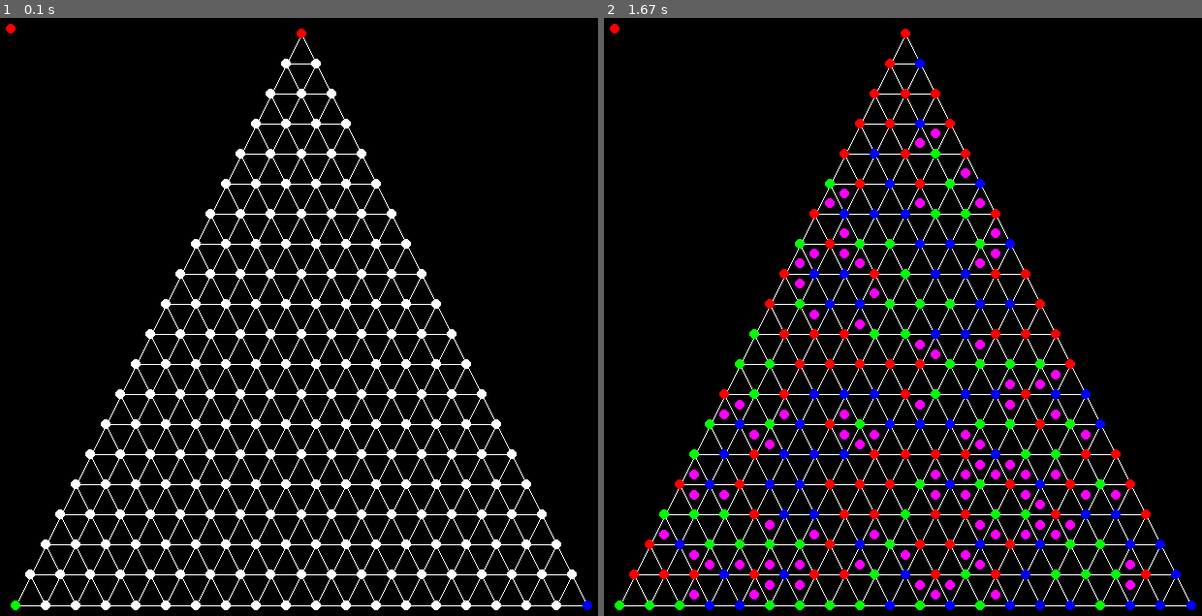
Above: before the commit, frames 1-2 (left to right).
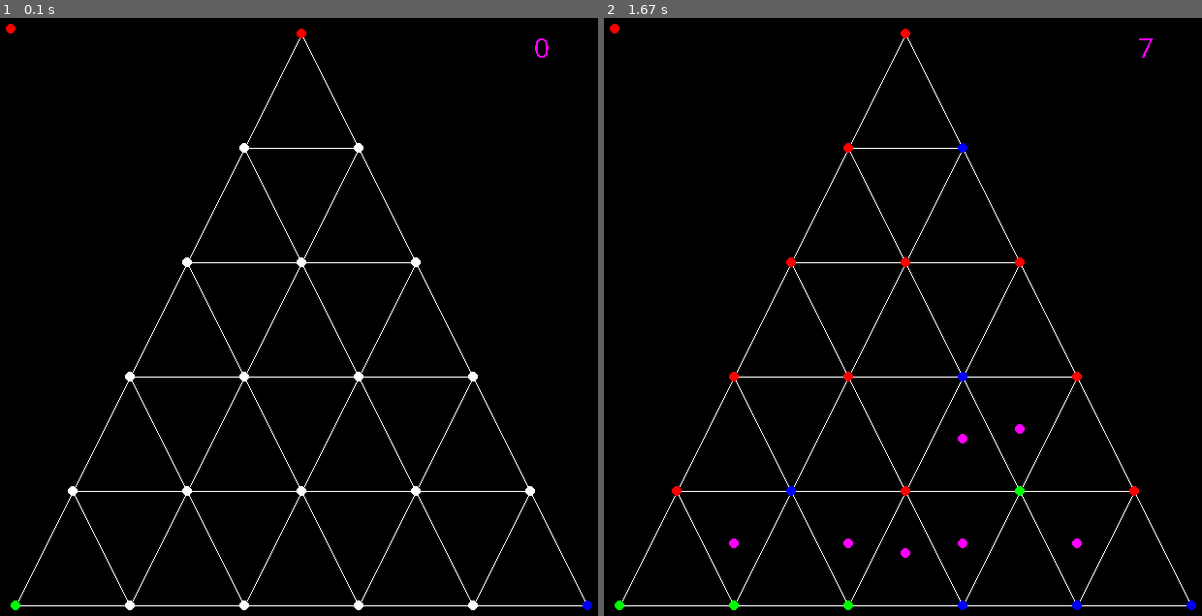
Above: after the commit, the same moments.

Repository: dgold-commschool/sperner
Game: pygame game, started from game/sperner_pygame.py
Same seed, same stepped clock (60 frames per second), same inputs: the game is played once before the commit and once after it.
Inputs:
- Up to frame 1 (0.1 s): no input
- Up to frame 2 (1.67 s): hold P 0.33-0.8 s; tap C at 0.83 s

The runs differ from the first frame. In frame 1, 8.0% of the frame differs, in the area x 4-97%, y 3-100%; in frame 2, 9.9%.

Commit message:
added counter to corner

Diff:
--- a/game/sperner_pygame.py
+++ b/game/sperner_pygame.py
@@ -12,7 +12,7 @@
 width, height = 640, 640
 screen = pygame.display.set_mode((width, height))
 
-n = 20
+n = 6
 x_buff, y_buff = 20, 20
 dot_radius = 5
 point_buff = (width - (2 * x_buff) - (n * 2 * dot_radius)) / (n - 1)
@@ -41,6 +41,8 @@
                 "b": (0, 0, 255),
                 ".": (255, 255, 255)}
 
+my_font = pygame.font.SysFont('Comic Sans MS', 30)
+cheats = False
 current_color = "r"
 blah = True
 while True:
@@ -61,6 +63,7 @@
             if row < n - 1:
                 corners = triangle[row][index] + triangle[row + 1][index] + triangle[row+1][index+1]
                 if "r" in corners and "g" in corners and "b" in corners:
+                    poly_count += 1
                     moved_center = (centers[row][index][0], centers[row][index][1] + point_buff / 2 + 2 * dot_radius)
                     pygame.draw.circle(screen, (255, 0, 255), moved_center, dot_radius)
             if row > 0 and 0 < index and index < row:
@@ -69,6 +72,9 @@
                     poly_count += 1
                     moved_center = (centers[row][index][0], centers[row][index][1] - point_buff / 2 - 2 * dot_radius)
                     pygame.draw.circle(screen, (255, 0, 255), moved_center, dot_radius)
+
+    text_surface = my_font.render(str(poly_count), False, (255, 0, 255))
+    screen.blit(text_surface, (width - 4 * x_buff, y_buff))
 
 
     for event in pygame.event.get():
@@ -85,6 +91,8 @@
                 current_color = {"r": "g", "g": "b", "b": "r"}[current_color]
             if event.key == pygame.K_p:
                 triangle = random_triangle(n)
+            if event.key == pygame.K_c:
+                cheats = True
 
 
         if event.type == pygame.MOUSEBUTTONUP:
@@ -96,7 +104,7 @@
                     dist = math.hypot(center[0] - x, center[1] - y)
                     if dist <= dot_radius:
                         if (index != 0 or current_color in "rg") and (index != row or current_color in "rb") and (row != n - 1 or current_color in "gb"):
-                            if triangle[row][index] == ".":
+                            if triangle[row][index] == "." or cheats:
                                 triangle[row] = triangle[row][:index] + current_color + triangle[row][index+1:]
                             else:
                                 print("already color")
